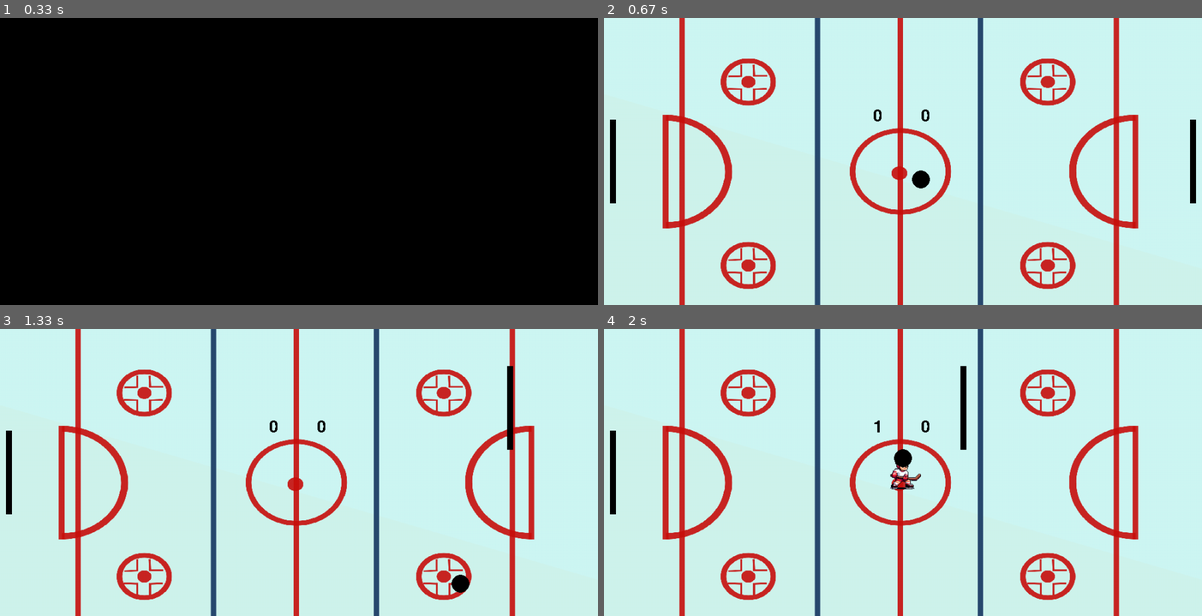
Above: before the commit, frames 1-4 (two rows, left to right).
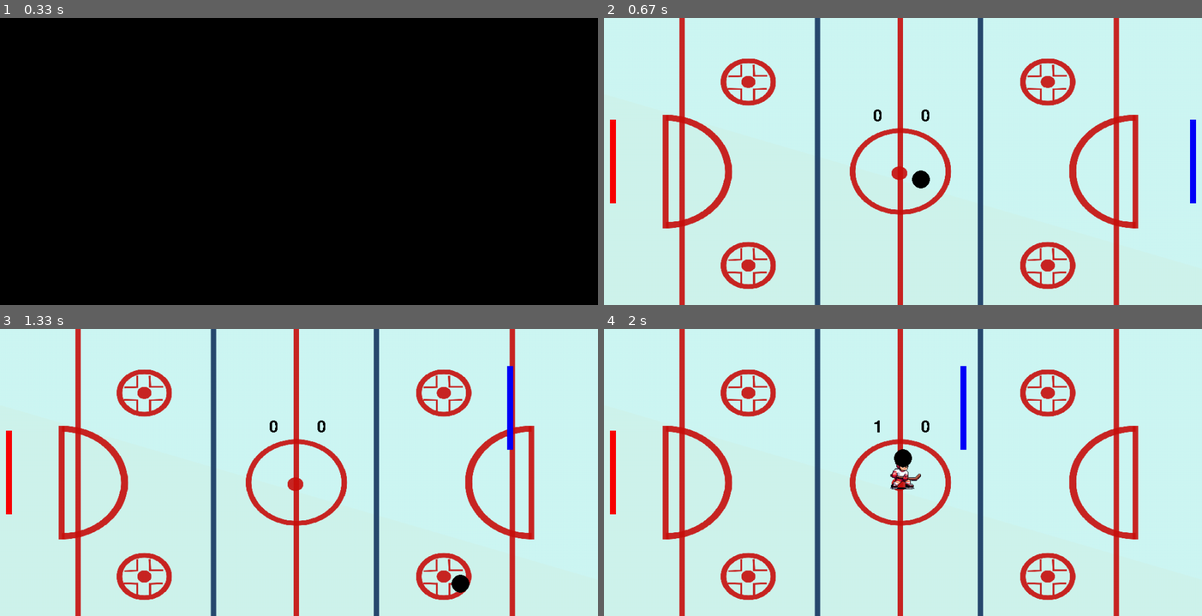
Above: after the commit, the same moments.

Repository: gabidifi/Pygame--Gabi-e-Felipe
Game: pygame game, started from hockeydemesa.py
The game is run twice, just before and just after one commit, with the same random seed, the same clock (stepped at 60 frames per second) and the same inputs.
Inputs:
- Up to frame 1 (0.33 s): no input
- Up to frame 2 (0.67 s): hold Right from 0.33 s (still down)
- Up to frame 3 (1.33 s): release Right at 0.8 s; hold Up 0.83-1.13 s; hold Right from 1.17 s (still down)
- Up to frame 4 (2 s): release Right at 1.63 s; hold Left from 1.67 s (still down)

Frame 1 is identical in both runs. In frame 2, 0.6% of the frame differs, in the area x 1-99%, y 35-65%; in frame 3, 0.6%, in the area x 1-86%, y 12-65%; in frame 4, 0.6%.

Commit message:
arrumando a imagem do menu

Diff:
--- a/hockeydemesa.py
+++ b/hockeydemesa.py
@@ -35,9 +35,9 @@
 
 # imagens menu
 
-imng1 = pygame.image.load('azul.png').convert_alpha()
+imng1 = pygame.image.load('menu1.png').convert_alpha()
 imng1 = pygame.transform.scale(imng1, [1000,480])
-img2 = pygame.image.load('branco.png').convert_alpha()
+img2 = pygame.image.load('menu2.png').convert_alpha()
 img2 = pygame.transform.scale(img2, [1000,480])
 
  #Configuração da velocidade da bola/ jogadores
@@ -48,10 +48,14 @@
 velo_jogadory = 0
 velo_oponentey = 0
 velo_obstaculo= 1
+velo_oponente = 9
 
 # Configuração das cores
 cor_para_tras = pygame.Color('grey12')
 preto = (0, 0, 0)
+
+azul = (0,0,250)
+vermelho = (250,0,0)
 
 
 jogador_score = 0
@@ -67,6 +71,8 @@
 menu.play()
 inicia(tela,imng1,img2)
 pause = False
+
+
 while True:
     for evento in pygame.event.get():
 
@@ -176,8 +182,8 @@
     tela.fill(cor_para_tras)
     tela.blit(fundo, (0, 0))
     tela.blit(obstaculo, obstaculo_pos)
-    pygame.draw.rect(tela,preto,jogador)
-    pygame.draw.rect(tela,preto,oponente)
+    pygame.draw.rect(tela,azul,jogador)
+    pygame.draw.rect(tela,vermelho,oponente)
     pygame.draw.ellipse(tela,preto,bola)
 
 
Binary file removed: 1.png
Binary file removed: 2.png
Binary file removed: bola.png
Binary file added: menu1.png
Binary file added: menu2.png
